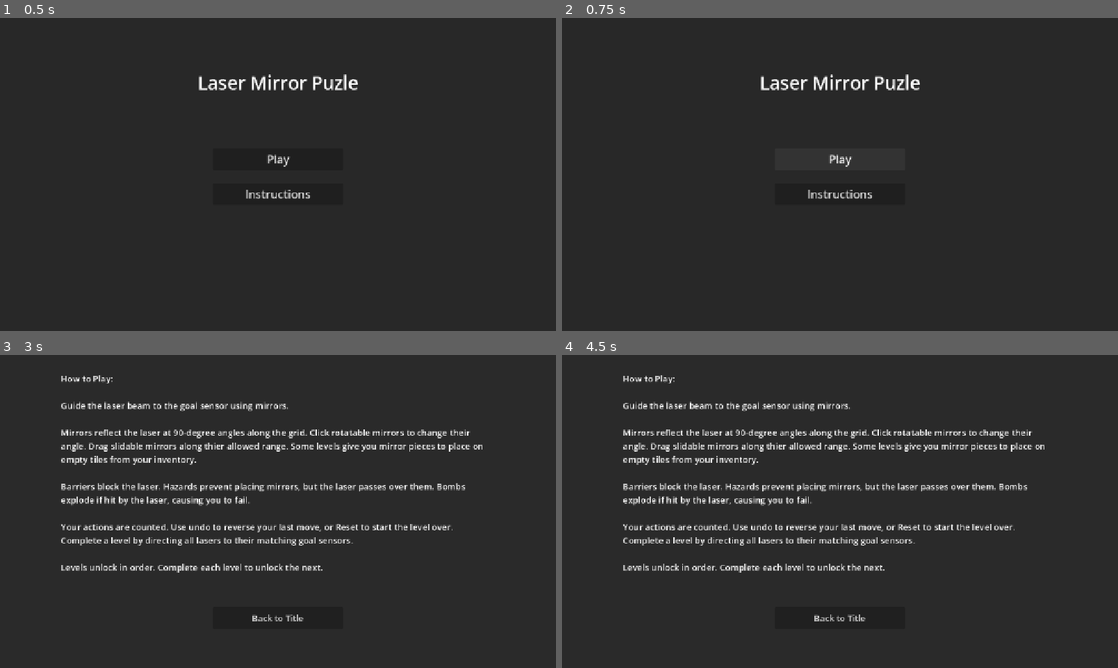
Above: before the commit, frames 1-4 (two rows, left to right).
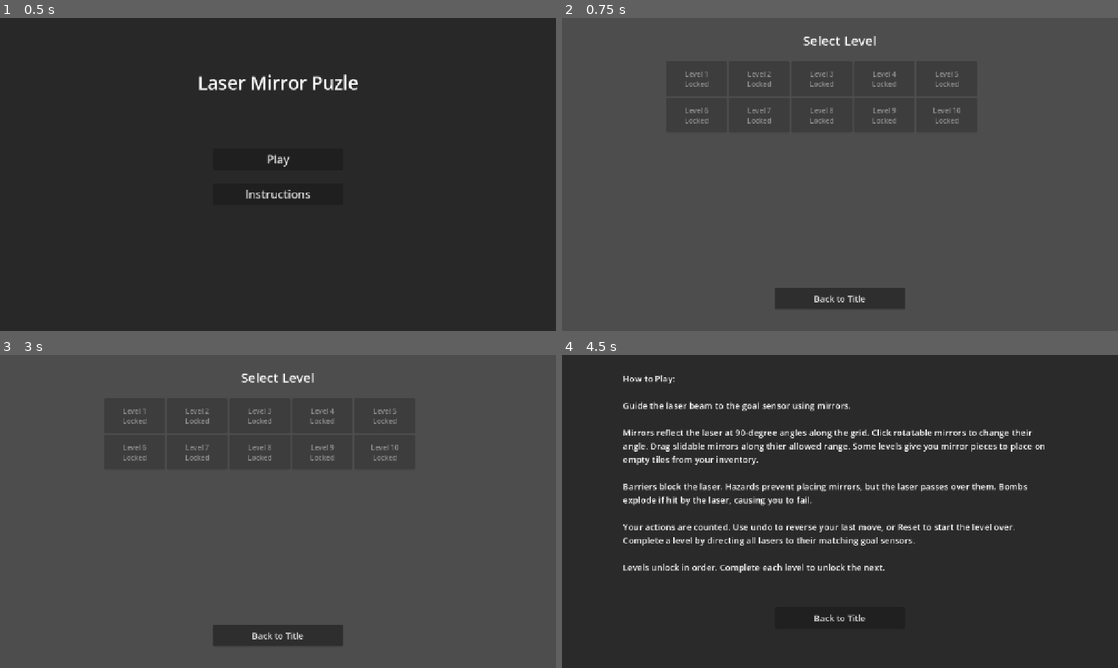
Above: after the commit, the same moments.

Repository: Tortiz-CSUF/laser-mirror-puzzle
Game: Godot game, scene res://Scenes/title_screen.tscn
Two runs of this game, one before a commit and one after it. Both use one fixed random seed, a clock stepped at 60 frames per second and the inputs below.
Inputs (mouse positions are in pixels of both pictures, inside the frame that each line leads up to):
- Up to frame 1 (0.5 s): no input
- Up to frame 2 (0.75 s): click "Play" at 0.5 s
- Up to frame 3 (3 s): click (278, 636) at 1.25 s, where only the run after the commit has a clickable "Back to Title"; click "Play" at 2 s; click (278, 530) at 2.75 s, where only the run before the commit has a clickable "Instructions"
- Up to frame 4 (4.5 s): click "Back to Title" at 3.5 s; click "Instructions" at 4.25 s

Frame 1 is identical in both runs. In frame 2, 88% of the frame differs, in the area x 0-100%, y 0-100%; in frame 3, 87%; in frame 4, nothing differs.

Commit message:
laser-mirror-puzzle-Interim_6

Diff:
--- a/Scripts/level_menu.gd
+++ b/Scripts/level_menu.gd
@@ -3,11 +3,31 @@
 
 
 func _ready() -> void:
-	pass
-
+	$BackButton.pressed.connect(_on_back)
+	_build_level_buttons()
 
 func _build_level_buttons():
+	var grid_container := $LevelGrid
+	for child in grid_container.get_children():
+		child.queue_free()
 
+	for i in range(1, LevelData.get_level_count() + 1):
+		var btn := Button.new()
+		btn.custom_minimum_size = Vector2(140, 80)
+		var progress: Dictionary = LevelData.level_progress[i]
+		var status: int = progress["status"]
+
+		if status == GameData.LevelStatus.LOCKED:
+			btn.text = "Level " + str(i) + "\nLocked"
+			btn.disabled = true
+		elif status == GameData.LevelStatus.INCOMPLETE:
+			btn.text = "Level " + str(i) + "\nIncomplete"
+			var level_num := i
+			btn.pressed.connect(func(): _on_level_select(level_num))
+		elif status == GameData.LevelStatus.COMPLETE:
+			btn.text = "Level " + str(i) + "\nMoves: " + str(progress["moves"])
+
+		grid_container.add_child(btn)
 
 
 func _on_level_select(level_num: int):
@@ -15,5 +35,6 @@
 	get_tree().change_scene_to_file("res://Scenes/game_board.tscn")
 
 
+
 func _on_back():
 	get_tree().change_scene_to_file("res://Scenes/title_screen.tscn")
--- a/Scripts/title_screen.gd
+++ b/Scripts/title_screen.gd
@@ -8,7 +8,7 @@
 
 
 func _on_play():
-	get_tree().change_scene_to_file("res://Scenes/.tscn")
+	get_tree().change_scene_to_file("res://Scenes/level_menu.tscn")
 
 
 func _on_instructions():
